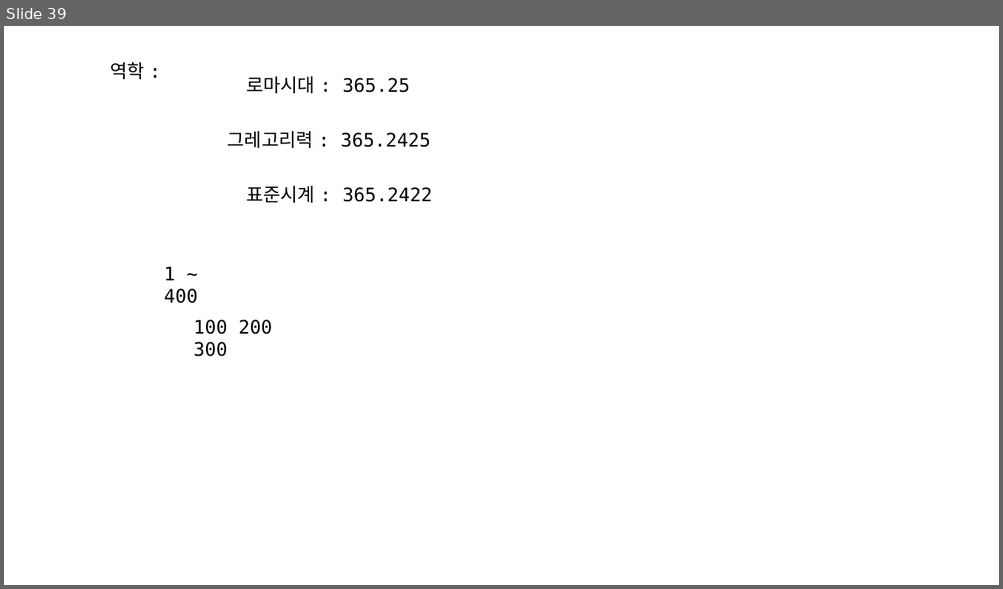
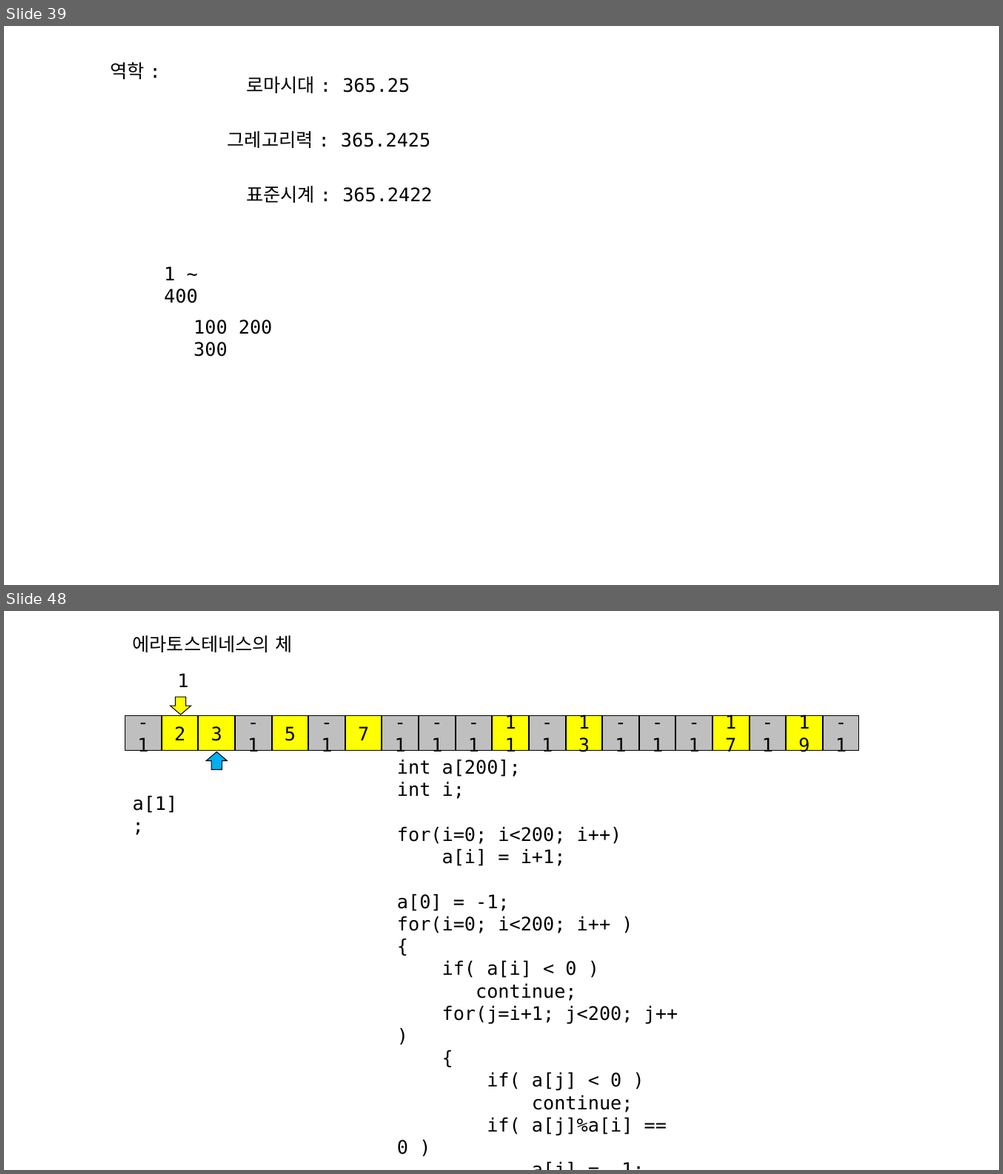
Before and after one commit to imguru-mooc/C_basic_AIR, a slide deck: C_판서.pptx. Shown one above the other, each under a label of ours: slide 39 before the commit, slides 39 and 48 after it; the slides between them are not shown. The pictures are 1003x589 and 1003x1174 pixels, drawn with LibreOffice and Linux fonts; fonts in the diff are those of the drawing. Boxes give left, top, right and bottom in pixels: in the first picture for what was removed or moved away, otherwise in the second. Text is boxed around its words. In the diff, an @@ line names an element or a change of style, - is before the commit and + after.

```diff
--- a/C_판서.pptx
+++ b/C_판서.pptx
@@ slide 48 added at <box>4,611,999,1170</box>, background #FFFFFF @@
@@ text added at <box>133,635,292,652</box>, 18 pt, text #000000 @@
+에라토스테네스의 체
@@ text added at <box>177,673,188,687</box>, 18 pt, text #000000 @@
+1
@@ down arrow added at <box>170,697,191,715</box>, fill #FFFF00, outline #000000 0.75 pt @@
@@ rectangle added at <box>125,715,161,751</box>, fill #BFBFBF, outline #000000 0.75 pt, 18 pt, text #000000 @@
+-1
@@ rectangle added at <box>162,715,198,751</box>, fill #FFFF00, outline #000000 0.75 pt, 18 pt, text #000000 @@
+2
@@ rectangle added at <box>199,715,235,751</box>, fill #FFFF00, outline #000000 0.75 pt, 18 pt, text #000000 @@
+3
@@ rectangle added at <box>236,715,271,751</box>, fill #BFBFBF, outline #000000 0.75 pt, 18 pt, text #000000 @@
+-1
@@ rectangle added at <box>272,715,307,751</box>, fill #FFFF00, outline #000000 0.75 pt, 18 pt, text #000000 @@
+5
@@ rectangle added at <box>308,715,344,751</box>, fill #BFBFBF, outline #000000 0.75 pt, 18 pt, text #000000 @@
+-1
@@ rectangle added at <box>346,715,381,751</box>, fill #FFFF00, outline #000000 0.75 pt, 18 pt, text #000000 @@
+7
@@ rectangle added at <box>382,715,418,751</box>, fill #BFBFBF, outline #000000 0.75 pt, 18 pt, text #000000 @@
+-1
@@ rectangle added at <box>419,715,455,751</box>, fill #BFBFBF, outline #000000 0.75 pt, 18 pt, text #000000 @@
+-1
@@ rectangle added at <box>455,715,491,751</box>, fill #BFBFBF, outline #000000 0.75 pt, 18 pt, text #000000 @@
+-1
@@ rectangle added at <box>492,715,529,751</box>, fill #FFFF00, outline #000000 0.75 pt, 18 pt, text #000000 @@
+11
@@ rectangle added at <box>529,715,565,751</box>, fill #BFBFBF, outline #000000 0.75 pt, 18 pt, text #000000 @@
+-1
@@ rectangle added at <box>566,715,602,751</box>, fill #FFFF00, outline #000000 0.75 pt, 18 pt, text #000000 @@
+13
@@ rectangle added at <box>603,715,638,751</box>, fill #BFBFBF, outline #000000 0.75 pt, 18 pt, text #000000 @@
+-1
@@ rectangle added at <box>639,715,674,751</box>, fill #BFBFBF, outline #000000 0.75 pt, 18 pt, text #000000 @@
+-1
@@ rectangle added at <box>676,715,712,751</box>, fill #BFBFBF, outline #000000 0.75 pt, 18 pt, text #000000 @@
+-1
@@ rectangle added at <box>713,715,748,751</box>, fill #FFFF00, outline #000000 0.75 pt, 18 pt, text #000000 @@
+17
@@ rectangle added at <box>749,715,785,751</box>, fill #BFBFBF, outline #000000 0.75 pt, 18 pt, text #000000 @@
+-1
@@ rectangle added at <box>786,715,822,751</box>, fill #FFFF00, outline #000000 0.75 pt, 18 pt, text #000000 @@
+19
@@ rectangle added at <box>823,715,859,751</box>, fill #BFBFBF, outline #000000 0.75 pt, 18 pt, text #000000 @@
+-1
@@ down arrow added at <box>206,752,227,770</box>, fill #00B0F0, outline #000000 0.75 pt @@
@@ text added at <box>397,760,678,1155</box>, 18 pt, text #000000 @@
+int a[200];
+int i;
+for(i=0; i<200; i++)
+a[i] = i+1;
+a[0] = -1;
+for(i=0; i<200; i++ )
+{
+if( a[i] < 0 )
+continue;
+for(j=i+1; j<200; j++ )
+{
+if( a[j] < 0 )
+continue;
+if( a[j]%a[i] == 0 )
+a[j] = -1;
+}
+}
@@ text added at <box>133,796,178,813</box>, 18 pt, text #000000 @@
+a[1];
```
Also in this commit, not shown: 10 other slides added.
